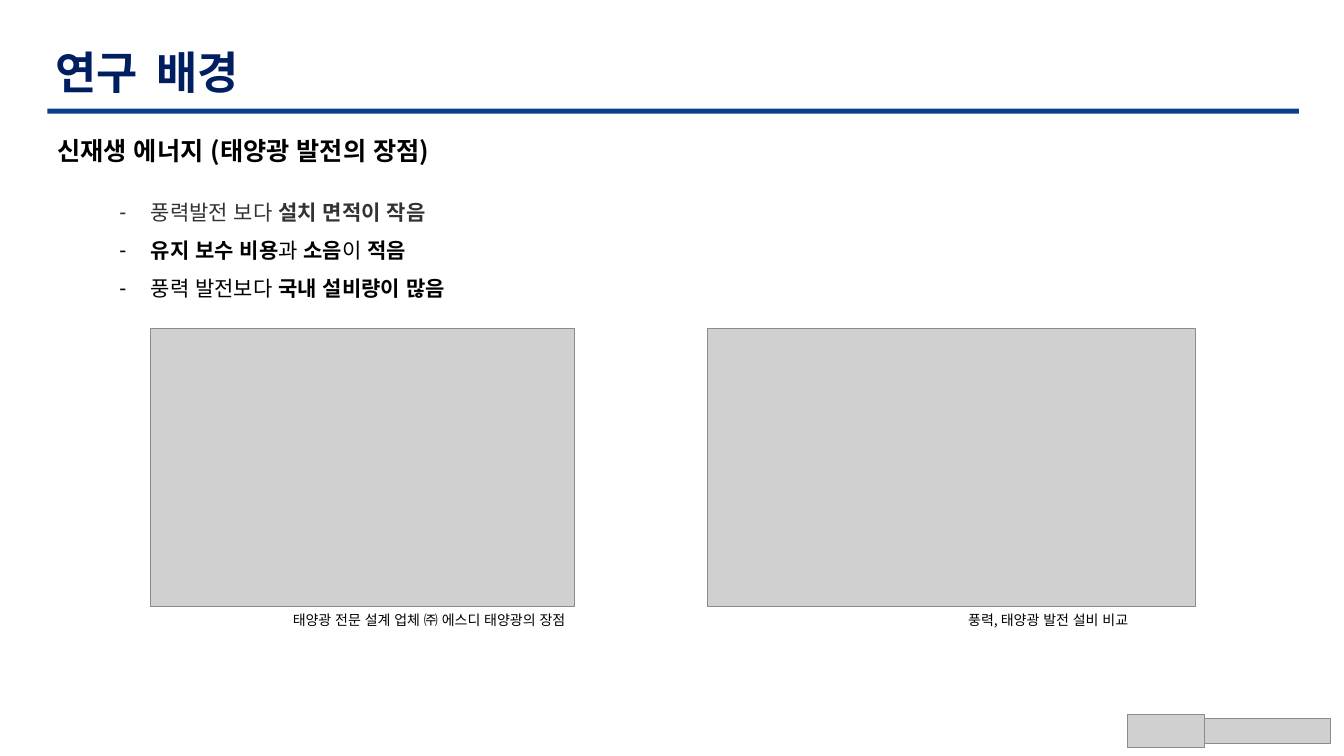
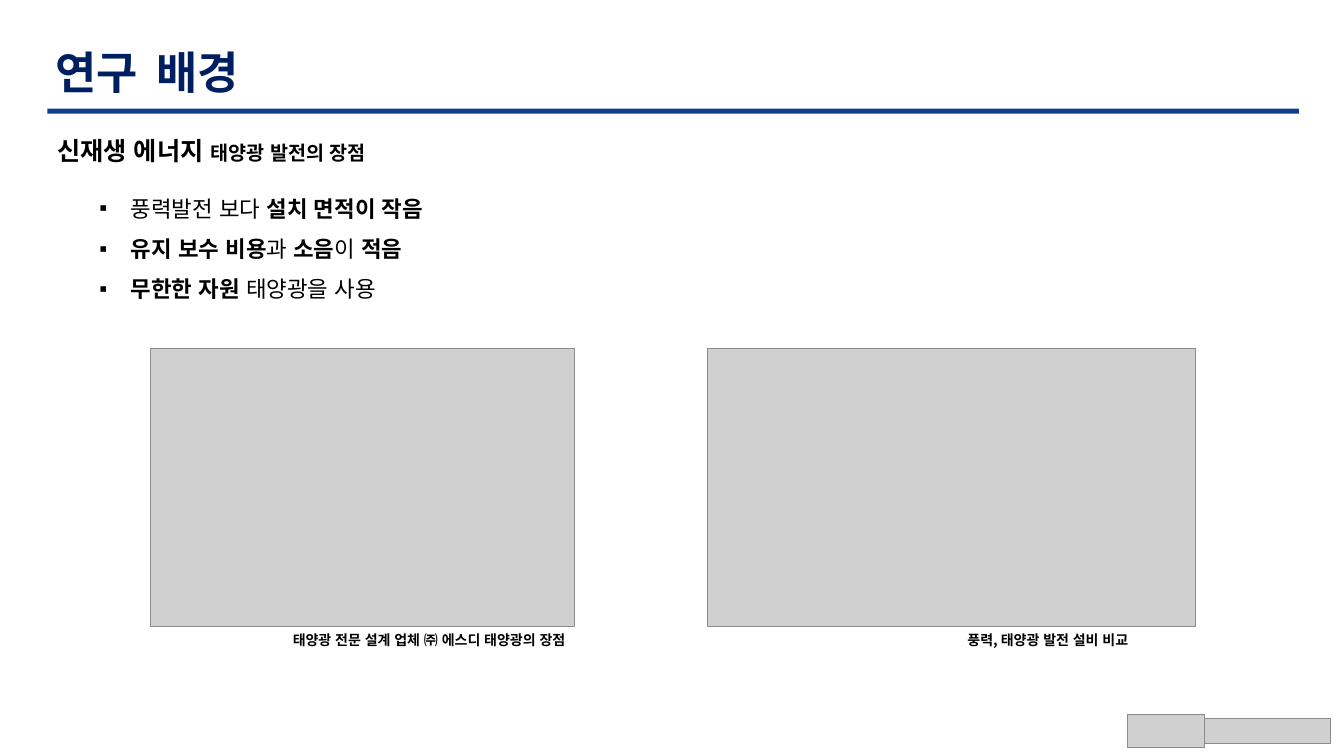
Before and after one commit to TaegyuHan/Solar_radiation_prediction_model, a slide deck: slide 6 of KICS_PT/[KICS] 동향 poster.pptx. Drawn at 1344x756 pixels with LibreOffice and Linux fonts; fonts in the diff are those of the drawing; grey boxes stand for pictures. Boxes give left, top, right and bottom in pixels: in the first picture for what was removed or moved away, otherwise in the second. Text is boxed around its words. In the diff, an @@ line names an element or a change of style, - is before the commit and + after.

```diff
--- a/KICS_PT/[KICS] 동향 poster.pptx
+++ b/KICS_PT/[KICS] 동향 poster.pptx
@@ text at box(57, 139, 366, 163): text changed; size 18 to 14 pt @@
-신재생 에너지 (태양광 발전의 장점)
+신재생 에너지 태양광 발전의 장점
@@ text "풍력발전 보다 설치 면적이 작음": place and size @@
-text "풍력발전 보다 설치 면적이 작음" at box(151, 202, 445, 298)
+text "풍력발전 보다 설치 면적이 작음" at box(131, 198, 423, 299)
@@ text at box(131, 198, 423, 259): size 15 to 16 pt in "풍력발전 보다 설치 면적이 작음", "유지 보수 비용과 소음이 적음"; text colour #333333 to #000000 in "풍력발전 보다 설치 면적이 작음"; bullet - to ▪ @@
@@ text at box(131, 278, 375, 299): text changed; size 15 to 16 pt; bold off @@
-– 풍력 발전보다 국내 설비량이 많음
+▪ 무한한 자원 태양광을 사용
@@ text "태양광 전문 설계 업체 ㈜ ..." at box(293, 633, 566, 647): bold on @@
@@ 2 pictures, 2 texts: place and size @@
-2 pictures, 2 texts at box(150, 329, 1197, 628)
+2 pictures, 2 texts at box(150, 349, 1197, 648)
@@ text "풍력, 태양광 발전 설비 비교" at box(967, 633, 1128, 648): bold on @@
```
Also in this commit, not shown: 14 other slides changed, 1 slide added, 1 other file.
